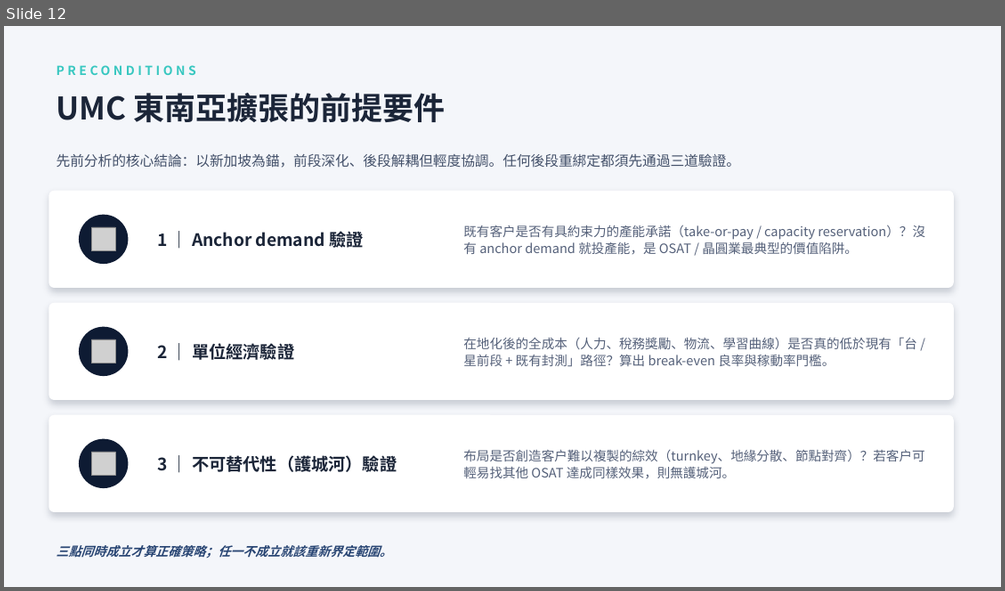
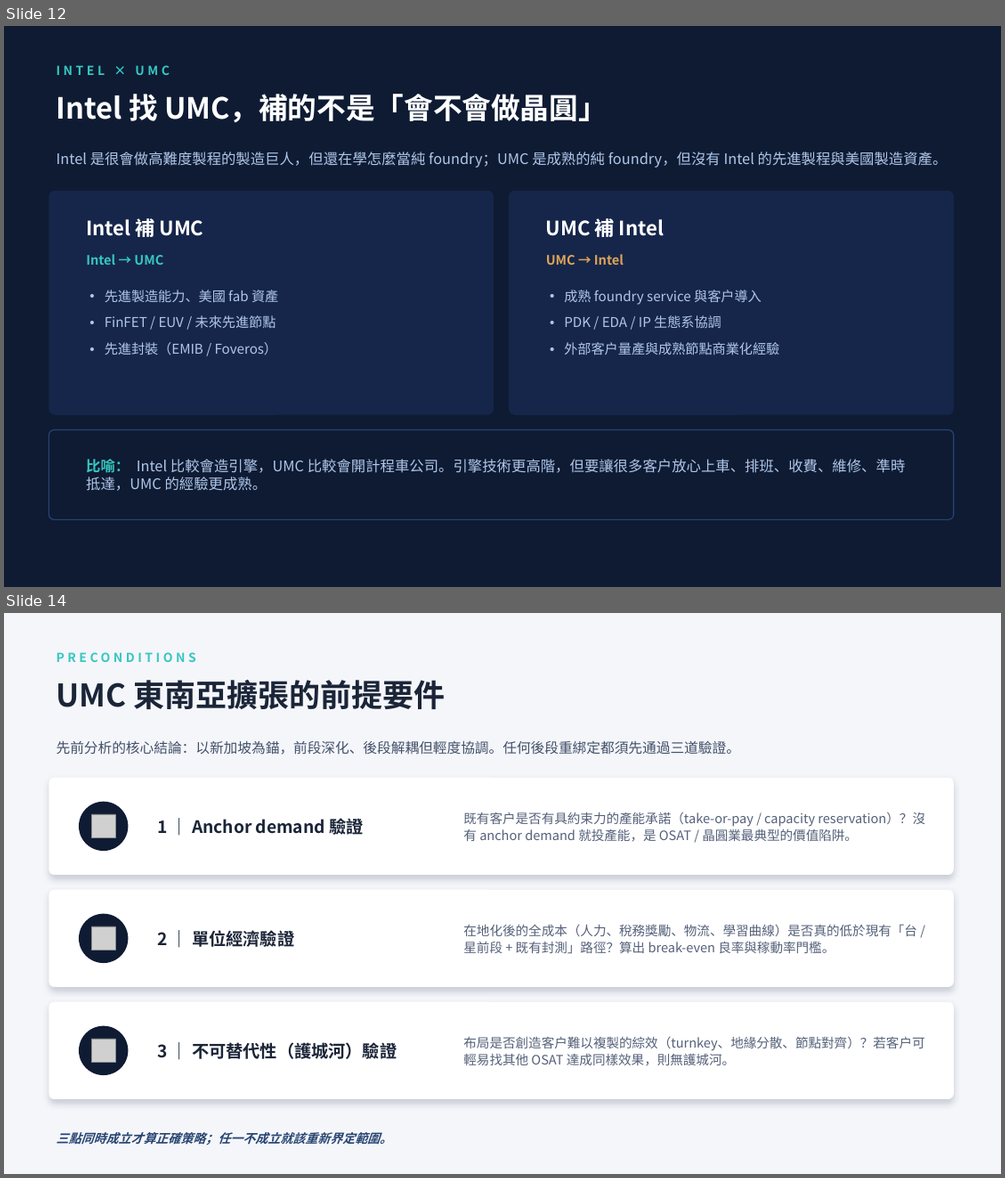
Before and after one commit to maxchen369/umc-sea-expansion-dashboard, a slide deck: UMC SEA Expansion Strategy.pptx. Shown one above the other, each under a label of ours: slide 12 before the commit, slides 12 and 14 after it; the slides between them are not shown. The pictures are 1005x591 and 1005x1178 pixels, drawn with LibreOffice and Linux fonts; fonts in the diff are those of the drawing; grey boxes stand for pictures. Boxes give left, top, right and bottom in pixels: in the first picture for what was removed or moved away, otherwise in the second. Text is boxed around its words. In the diff, an @@ line names an element or a change of style, - is before the commit and + after.

```diff
--- a/UMC SEA Expansion Strategy.pptx
+++ b/UMC SEA Expansion Strategy.pptx
@@ slide 12 added at bbox=[4, 26, 1001, 587], background #0E1B33 @@
@@ text added at bbox=[57, 65, 170, 75], 12 pt, text #37C7C0, bold @@
+INTEL × UMC
@@ text added at bbox=[57, 94, 607, 123], 28 pt, text #FFFFFF, bold @@
+Intel 找 UMC，補的不是「會不會做晶圓」
@@ text added at bbox=[57, 151, 947, 168], 14 pt, text #AFC6E9 @@
+Intel 是很會做高難度製程的製造巨人，但還在學怎麼當純 foundry；UMC 是成熟的純 foundry，但沒有 Intel 的先進製程與美國製造資產。
@@ rounded rectangle added at bbox=[48, 191, 494, 415], fill #16264A @@
@@ rounded rectangle added at bbox=[509, 191, 954, 415], fill #16264A @@
@@ text added at bbox=[86, 216, 204, 240], 19 pt, text #FFFFFF, bold @@
+Intel 補 UMC
@@ text added at bbox=[546, 216, 663, 240], 19 pt, text #FFFFFF, bold @@
+UMC 補 Intel
@@ text added at bbox=[86, 254, 163, 265], 12.5 pt, text #37C7C0, bold @@
+Intel → UMC
@@ text added at bbox=[546, 254, 623, 265], 12.5 pt, text #E0A458, bold @@
+UMC → Intel
@@ text added at bbox=[105, 289, 278, 354], 13 pt, text #AFC6E9 @@
+• 先進製造能力、美國 fab 資產
+• FinFET / EUV / 未來先進節點
+• 先進封裝（EMIB / Foveros）
@@ text added at bbox=[564, 289, 779, 354], 13 pt, text #AFC6E9 @@
+• 成熟 foundry service 與客戶導入
+• PDK / EDA / IP 生態系協調
+• 外部客戶量產與成熟節點商業化經驗
@@ rounded rectangle added at bbox=[48, 430, 954, 520], fill #0E1B33, outline #274472 1 pt @@
@@ text added at bbox=[86, 459, 906, 491], 14 pt, text #AFC6E9 @@
+比喻： Intel 比較會造引擎，UMC 比較會開計程車公司。引擎技術更高階，但要讓很多客戶放心上車、排班、收費、維修、準時抵達，UMC 的經驗更成熟。
@@ what was slide 12 is now slide 14 @@
```
Also in this commit, not shown: 1 slide changed, 2 other slides added, 1 slide removed.
